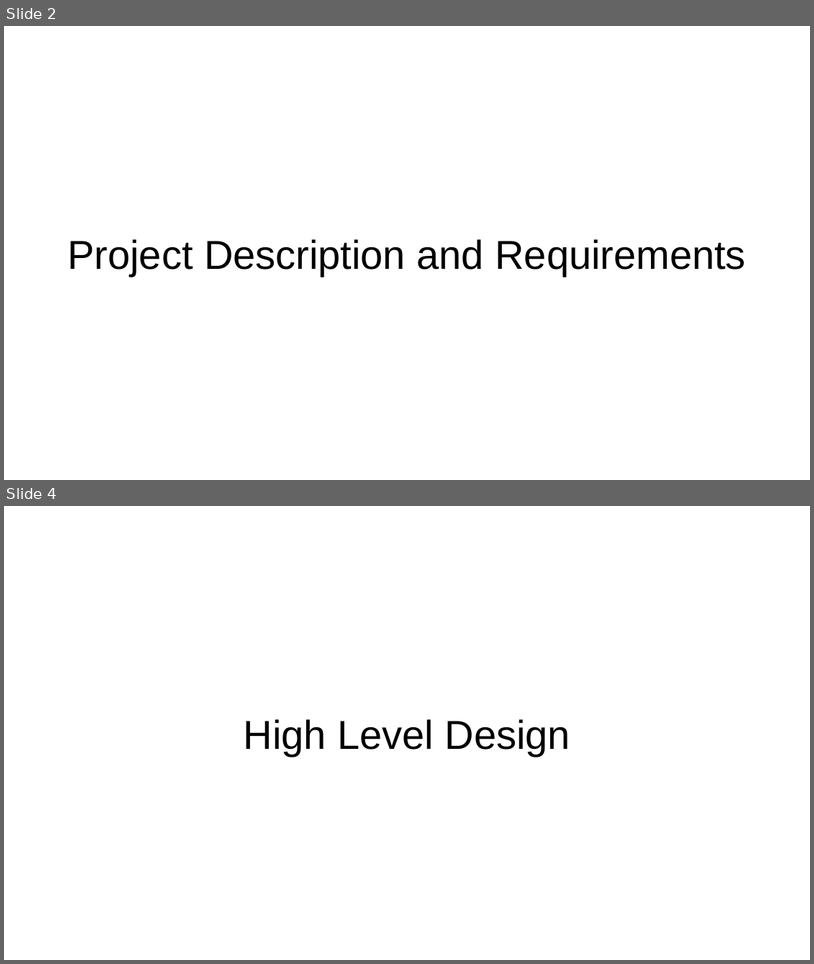
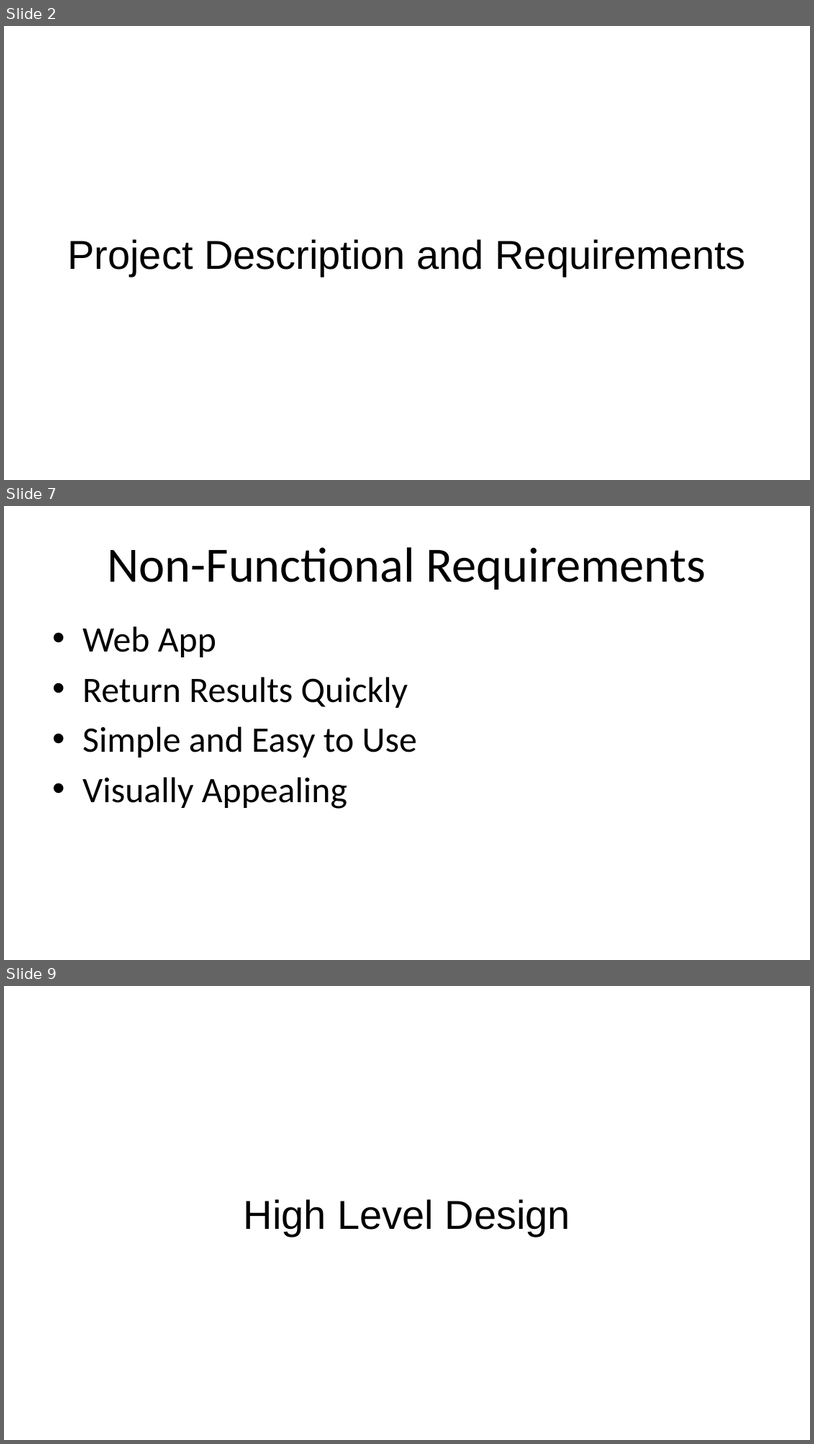
Before and after one commit to RWenger/Code-Search-Engine-CS3704, a slide deck: Presentation/Final Presentation.pptx. Shown one above the other, each under a label of ours: slides 2 and 4 before the commit, slides 2, 7 and 9 after it; the slides between them are not shown. The pictures are 814x964 and 814x1444 pixels, drawn with LibreOffice and Linux fonts; fonts in the diff are those of the drawing. Boxes give left, top, right and bottom in pixels: in the first picture for what was removed or moved away, otherwise in the second. Text is boxed around its words. In the diff, an @@ line names an element or a change of style, - is before the commit and + after.

Commit message:
Added Requirements to Presentation

```diff
--- a/Presentation/Final Presentation.pptx
+++ b/Presentation/Final Presentation.pptx
@@ slide 7 added at (x1=4, y1=506, x2=810, y2=960), background #FFFFFF @@
@@ title added at (x1=108, y1=547, x2=706, y2=590), 44 pt, text #000000 @@
+Non-Functional Requirements
@@ text added at (x1=82, y1=626, x2=417, y2=808), 32 pt, text #000000 @@
+• Web App
+• Return Results Quickly
+• Simple and Easy to Use
+• Visually Appealing
@@ what was slide 4 is now slide 9 @@
```
Also in this commit, not shown: 5 other slides added, 1 slide removed.
